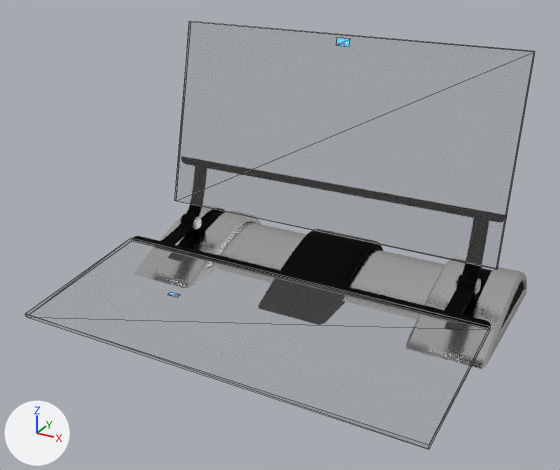
The glTF model networking/networking.glb as it was, and as the next commit left it.
Rendered twice from a 50 mm camera at (4.01, -8.3, 4.84) aimed at (0.04, -1.08, 1.23). Arrows for +X, +Y and +Z are at lower left; the lights stay in place. Mesh edges are drawn as thin lines on the coarser meshes. Where no turn or scale is listed for an object, it has been applied to the vertices. Vertices at the same position are counted once.

In view in the first picture: 'Circle_metal_1_0', 'Circle_metal_2_0', 'Plane.001_digital_display_sides_0', 'Plane.002_digital_display_sides_0'.
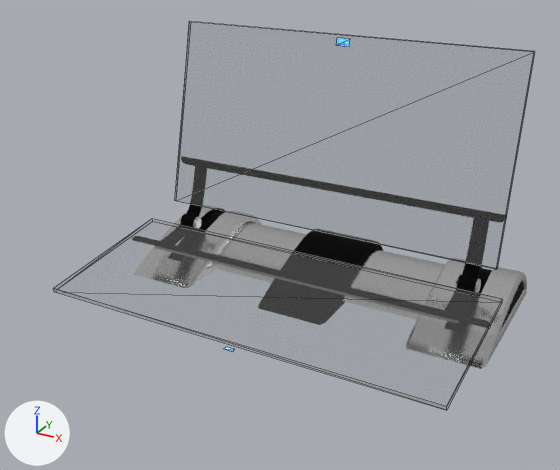
The newer file is also turned or shifted as a whole; pictures and numbers use the older file's frame.

The change, as a diff of the scene's bpy script:
```diff
--- a/networking/networking.glb.py
+++ b/networking/networking.glb.py
@@ me_plane_002_digital_display_sides_0 @@
 me_plane_002_digital_display_sides_0.from_pydata(...)  # 8 vertices, 10 faces; spans x -2.47..2.47, y 0.39..2.38, z -0.01..0.24
 # used by ob_plane_002_digital_display_sides_0; location = (0.0, -3.12, 0.29)
+# me_plane_002_digital_display_sides_0 part 1: the whole mesh is moved by (0.0, 0.48, 0.11)
 me_plane_002_digital_display_sides_0.materials.append(mat_digital_display_sides)
```

Pixel boxes [x1, y1, x2, y2] of what changed, in the pictures (560 x 470 px):
'Plane.002_digital_display_sides_0', mesh moved
    before: [25, 238, 490, 449]
    after: [53, 218, 503, 410]
